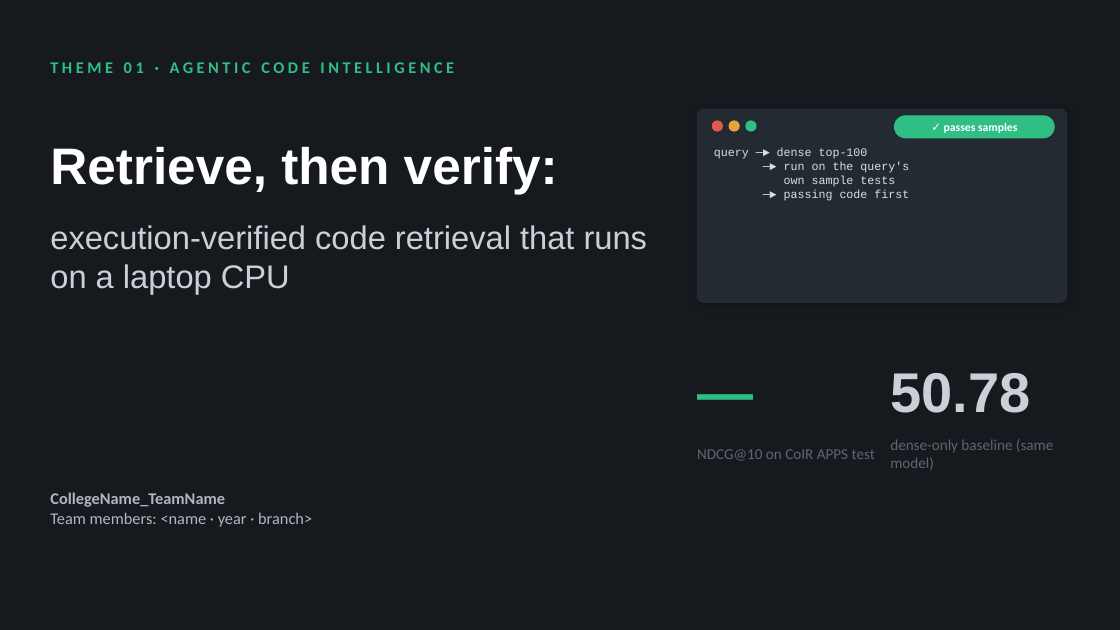
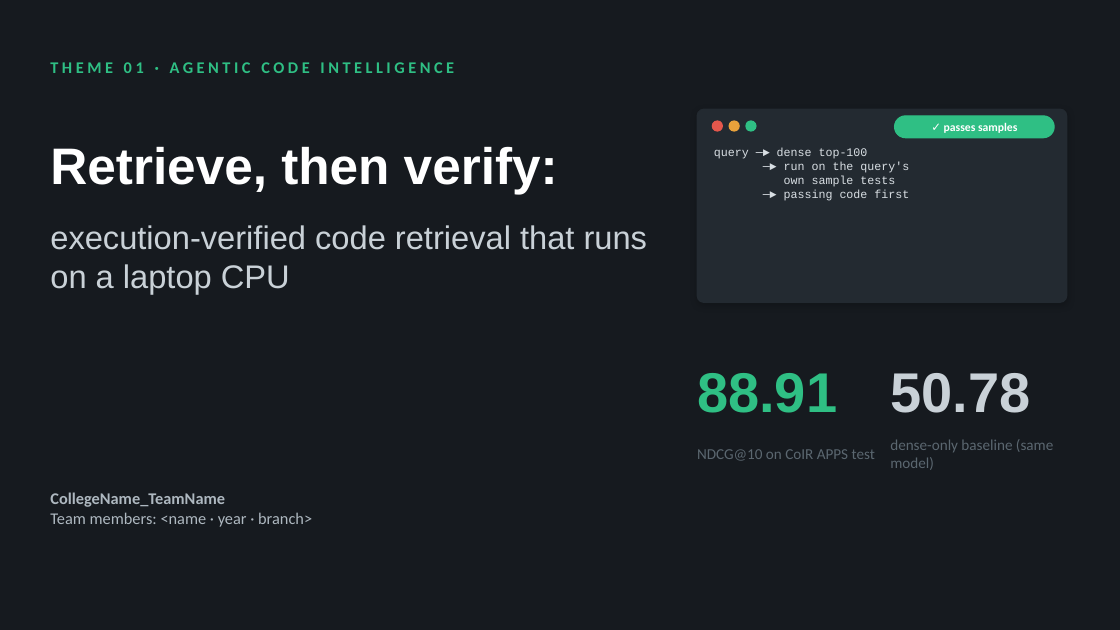
Before and after one commit to Ujjwl07/prism-genai-theme1, a slide deck: slide 1 of CollegeName_TeamName_Submission_ppt.pptx. Drawn at 1120x630 pixels with LibreOffice and Linux fonts; fonts in the diff are those of the drawing. Boxes give left, top, right and bottom in pixels: in the first picture for what was removed or moved away, otherwise in the second. Text is boxed around its words. In the diff, an @@ line names an element or a change of style, - is before the commit and + after.

```diff
--- a/CollegeName_TeamName_Submission_ppt.pptx
+++ b/CollegeName_TeamName_Submission_ppt.pptx
@@ text at <box>697,373,837,413</box>: text changed @@
-—
+88.91
```
Also in this commit, not shown: 2 other slides changed, 8 other files.
